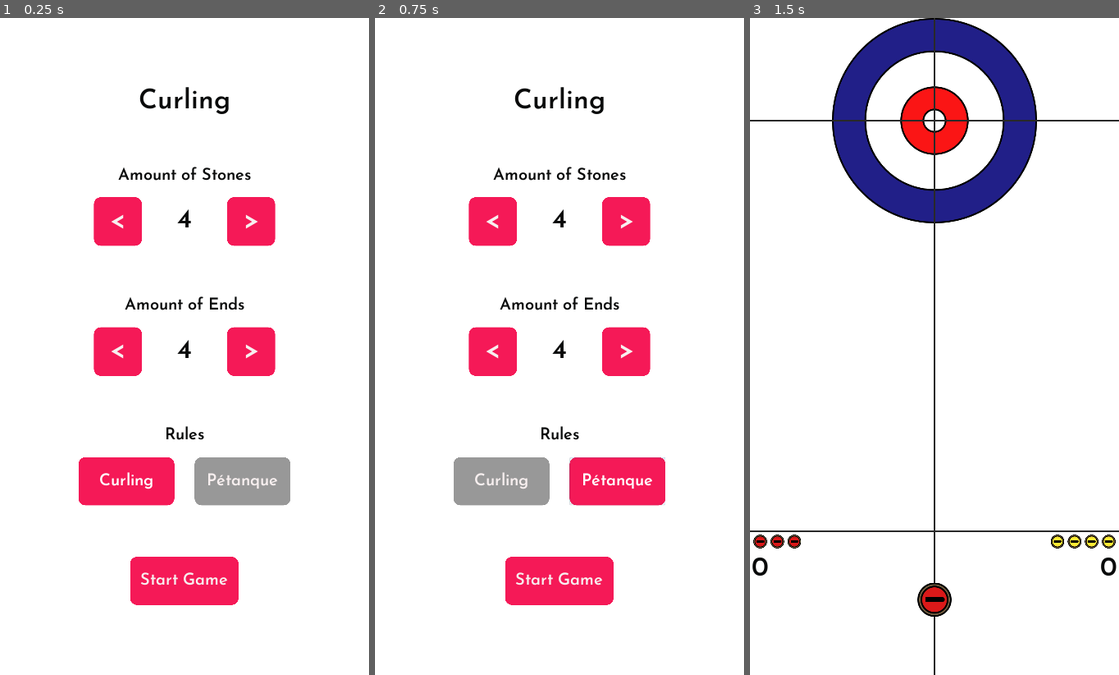
Above: before the commit, frames 1-3 (left to right).
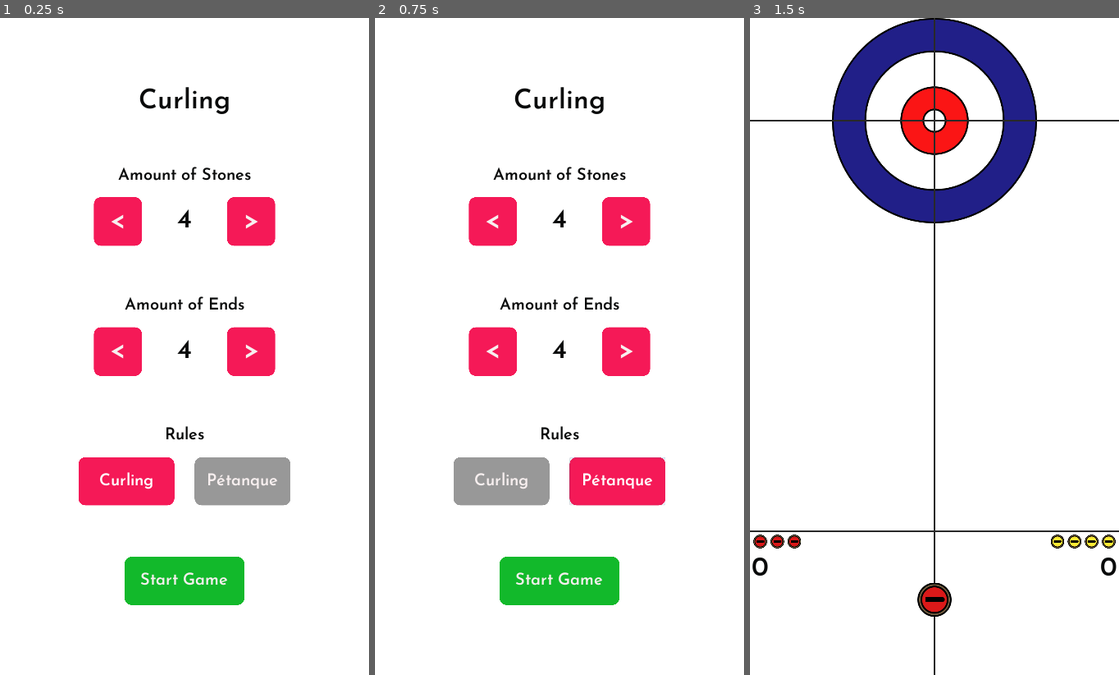
Above: after the commit, the same moments.

Repository: Heisaa/Curling
Game: Godot game, scene res://UI/MainMenu/MainMenu.tscn
The game is run twice, just before and just after one commit, with the same random seed, the same clock (stepped at 60 frames per second) and the same inputs.
Inputs:
- Up to frame 1 (0.25 s): no input
- Up to frame 2 (0.75 s): click "Pétanque" at 0.5 s
- Up to frame 3 (1.5 s): click "Start Game" at 1.25 s

The runs differ from the first frame. In frame 1, 2.3% of the frame differs, in the area x 33-67%, y 82-90%; in frame 2, 2.3%; in frame 3, nothing differs.

Commit message:
fixed array bugs

Diff:
--- a/Game.gd
+++ b/Game.gd
@@ -61,46 +61,42 @@
 		red_distances.sort()
 		yellow_distance.sort()
 
-		print(red_distances)
-		print(yellow_distance)
-
-		if mode == "Pétanque":
-			if not red_distances.empty() and yellow_distance.empty():
-				red_score += red_distances.size()
-			elif red_distances.empty() and not yellow_distance.empty():
-				yellow_score += yellow_distance.size()
-			elif not red_distances.empty() and not yellow_distance.empty():
-				if red_distances[0] < yellow_distance[0]:
-					for dist in red_distances:
-						if dist < yellow_distance[0]:
-							red_score += 1
-				elif yellow_distance[0] < red_distances[0]:
-					for dist in yellow_distance:
-						if dist < red_distances[0]:
-							yellow_score += 1
-
-		elif mode == "Curling":
-			for distance in red_distances:
-				if distance > 325.25:
-					red_distances.erase(distance)
-
-			for distance in yellow_distance:
-				if distance > 325.25:
-					yellow_distance.erase(distance)
-
-			if not red_distances.empty() and yellow_distance.empty():
-				red_score += red_distances.size()
-			elif red_distances.empty() and not yellow_distance.empty():
-				yellow_score += yellow_distance.size()
-			elif not red_distances.empty() and not yellow_distance.empty():
-				if red_distances[0] < yellow_distance[0]:
-					for dist in red_distances:
-						if dist < yellow_distance[0]:
-							red_score += 1
-				elif yellow_distance[0] < red_distances[0]:
-					for dist in yellow_distance:
-						if dist < red_distances[0]:
-							yellow_score += 1
+#		print("reds before")
+#		print(red_distances)
+#		print("yellow before")
+#		print(yellow_distance)
+
+		if mode == "Curling":
+			for i in red_distances.size():
+				if red_distances[i] > 325.25:
+					red_distances = red_distances.slice(0, i - 1)
+					break
+
+			for i in yellow_distance.size():
+				if yellow_distance[i] > 325.25:
+					yellow_distance = yellow_distance.slice(0, i - 1)
+					break
+
+
+		if not red_distances.empty() and yellow_distance.empty():
+			red_score += red_distances.size()
+		elif red_distances.empty() and not yellow_distance.empty():
+			yellow_score += yellow_distance.size()
+		elif not red_distances.empty() and not yellow_distance.empty():
+			if red_distances[0] < yellow_distance[0]:
+				for dist in red_distances:
+					if dist < yellow_distance[0]:
+						red_score += 1
+			elif yellow_distance[0] < red_distances[0]:
+				for dist in yellow_distance:
+					if dist < red_distances[0]:
+						yellow_score += 1
+
+
+#		print("reds after")
+#		print(red_distances)
+#		print("yellow after")
+#		print(yellow_distance)
 
 		emit_signal("red_score_changed", red_score)
 		emit_signal("yellow_score_changed", yellow_score)
@@ -146,18 +142,23 @@
 	if spawn_new_stone:
 
 		var closest_red = 2000
+		var filtered_red_stones = []
+
 		for stone in red_stones:
 			if is_instance_valid(stone) and stone.is_out == false:
 				closest_red = min(stone.global_position.distance_to($Goal.global_position), closest_red)
-			else:
-				red_stones.erase(stone)
+				filtered_red_stones.append(stone)
+		red_stones = filtered_red_stones
+
 
 		var closest_yellow = 2000
+		var filtered_yellow_stones = []
+
 		for stone in yellow_stones:
 			if is_instance_valid(stone) and stone.is_out == false:
 				closest_yellow = min(stone.global_position.distance_to($Goal.global_position), closest_yellow)
-			else:
-				yellow_stones.erase(stone)
+				filtered_yellow_stones.append(stone)
+		yellow_stones = filtered_yellow_stones
 
 
 		if mode == "Pétanque":
@@ -182,6 +183,11 @@
 			else:
 				create_red_stone()
 
+		print("red stones:")
+		print(red_stones)
+		print("yellow stones:")
+		print(yellow_stones)
+
 
 func create_red_stone():
 	if red_played < max_stones:
--- a/UI/MainMenu/MainMenu.tscn
+++ b/UI/MainMenu/MainMenu.tscn
@@ -1,9 +1,10 @@
-[gd_scene load_steps=5 format=2]
+[gd_scene load_steps=6 format=2]
 
 [ext_resource path="res://UI/theme.tres" type="Theme" id=1]
 [ext_resource path="res://Fonts/joseBig.tres" type="DynamicFont" id=2]
 [ext_resource path="res://UI/MainMenu/MainMenu.gd" type="Script" id=3]
 [ext_resource path="res://UI/MainMenu/unpressed.tres" type="StyleBox" id=4]
+[ext_resource path="res://UI/MainMenu/green_button.tres" type="StyleBox" id=5]
 
 [node name="MainMenu" type="Node2D"]
 script = ExtResource( 3 )
@@ -162,12 +163,15 @@
 text = "Pétanque"
 
 [node name="StartButton" type="Button" parent="Panel/VBoxContainer"]
-margin_left = 375.0
+margin_left = 365.0
 margin_top = 1578.0
-margin_right = 705.0
+margin_right = 715.0
 margin_bottom = 1718.0
-rect_min_size = Vector2( 0, 140 )
+rect_min_size = Vector2( 350, 140 )
 size_flags_horizontal = 4
+custom_styles/hover = ExtResource( 5 )
+custom_styles/pressed = ExtResource( 5 )
+custom_styles/normal = ExtResource( 5 )
 text = "Start Game"
 [connection signal="pressed" from="Panel/VBoxContainer/Vbox/HBoxContainer/MinusStones" to="." method="_on_MinusStones_pressed"]
 [connection signal="pressed" from="Panel/VBoxContainer/Vbox/HBoxContainer/PlusStones" to="." method="_on_PlusStones_pressed"]
--- /dev/null
+++ b/UI/MainMenu/green_button.tres
@@ -0,0 +1,8 @@
+[gd_resource type="StyleBoxFlat" format=2]
+
+[resource]
+bg_color = Color( 0.0745098, 0.729412, 0.172549, 1 )
+corner_radius_top_left = 20
+corner_radius_top_right = 20
+corner_radius_bottom_right = 20
+corner_radius_bottom_left = 20
--- a/project.godot
+++ b/project.godot
@@ -17,7 +17,8 @@
 
 config/name="Curling"
 run/main_scene="res://UI/MainMenu/MainMenu.tscn"
-config/icon="res://icon.png"
+boot_splash/image="res://RedStone.png"
+config/icon="res://RedStone.png"
 
 [autoload]
 
